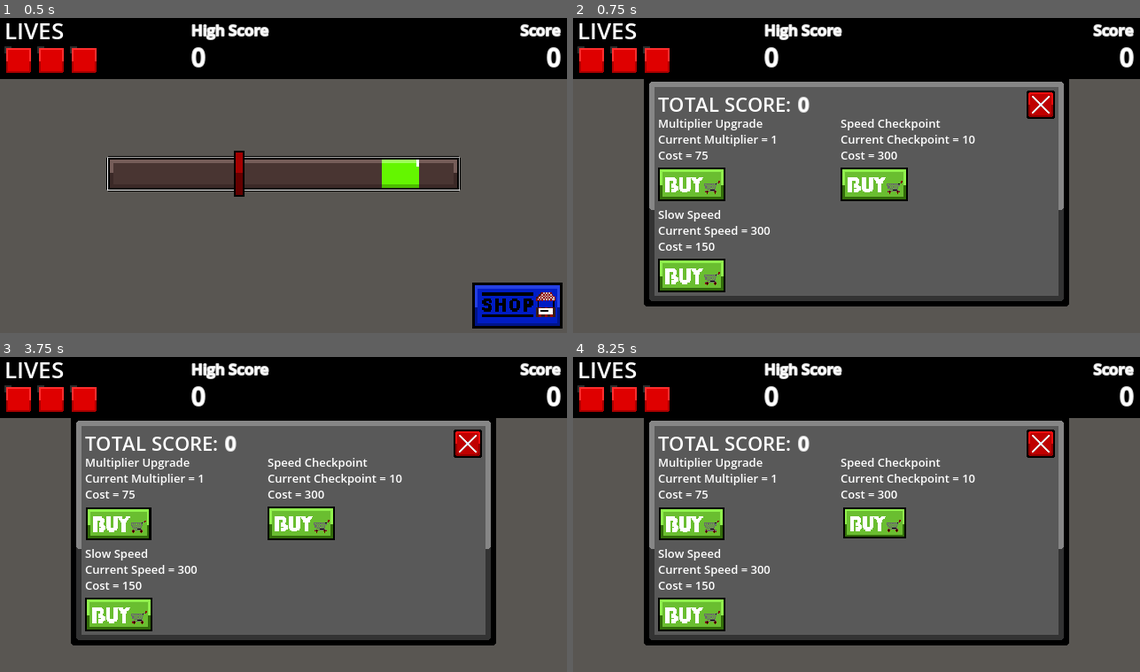
Above: before the commit, frames 1-4 (two rows, left to right).
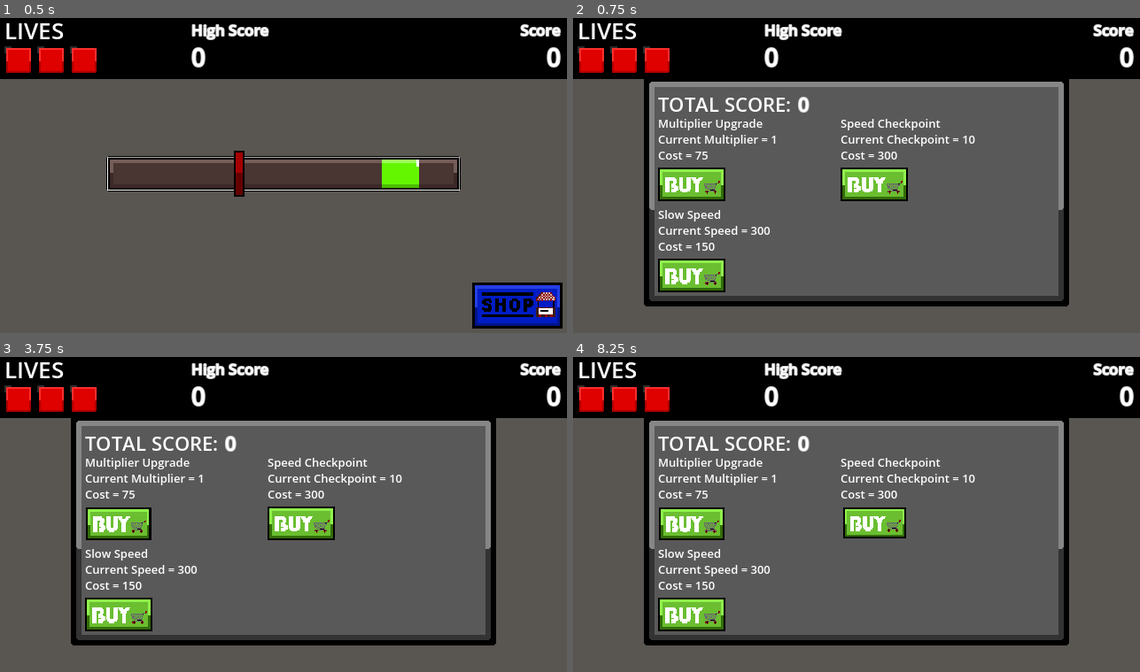
Above: after the commit, the same moments.

Repository: d3V-E/Line-Clicker-Game
Game: Godot game, scene res://scenes/main_game.tscn
The game is run twice, just before and just after one commit, with the same random seed, the same clock (stepped at 60 frames per second) and the same inputs.
Inputs (mouse positions are in pixels of both pictures, inside the frame that each line leads up to):
- Up to frame 1 (0.5 s): no input
- Up to frame 2 (0.75 s): click (1088, 304) at 0.5 s
- Up to frame 3 (3.75 s): click (119, 615) at 1.25 s; click (300, 523) at 2 s; click (119, 523) at 2.75 s; tap Enter at 3.5 s; move the mouse to (408, 495) at 3.52 s; hold Right from 3.53 s (still down); tap Space at 3.6 s; click (408, 495) at 3.67 s
- Up to frame 4 (8.25 s): tap Space at 3.77, 4.07, 4.25, 4.52, 4.55, 4.82, 5.3, 5.75, 5.85, 6.02, 6.32, 6.77, 6.8, 7.07, 7.25, 7.52, 7.55, 7.82, 8.1 s; move the mouse to (743, 527) at 4.27 s; release Right at 4.28 s; hold Down 4.28-5.03 s; tap Alt at 4.35, 6.6 s; click (743, 527) at 4.42 s; tap Enter at 5, 6.5 s; move the mouse to (913, 442) at 5.02 s; hold Right 5.03-5.78 s; tap Shift at 5.1, 7.35 s; click (913, 442) at 5.17 s; move the mouse to (828, 577) at 5.77 s; hold Up 5.78-6.53 s; click (828, 577) at 5.92 s; move the mouse to (1026, 561) at 6.52 s; hold Left 6.53-8.03 s; click (1026, 561) at 6.67 s; move the mouse to (686, 464) at 7.27 s; click (686, 464) at 7.42 s; move the mouse to (884, 511) at 8.02 s; hold Down from 8.03 s (still down); click (884, 511) at 8.17 s

Frame 1 is identical in both runs. In frame 2, 0.4% of the frame differs, in the area x 80-85%, y 23-33%; in frame 3, 0.4%; in frame 4, 0.4%.

Commit message:
Update 11

Diff:
--- a/scenes/main_game.tscn
+++ b/scenes/main_game.tscn
@@ -86,6 +86,74 @@
 theme_override_font_sizes/normal_font_size = 26
 text = "LIVES"
 
+[node name="Shop Close" type="TextureButton" parent="CanvasLayer" unique_id=812630958]
+visible = false
+offset_left = 512.0
+offset_top = 86.0
+offset_right = 544.0
+offset_bottom = 118.0
+texture_normal = ExtResource("10_5cypo")
+stretch_mode = 0
+
+[node name="Highscore Header" type="RichTextLabel" parent="CanvasLayer" unique_id=1162866656]
+offset_left = 216.0
+offset_top = 5.0
+offset_right = 317.0
+offset_bottom = 29.0
+theme_override_colors/font_outline_color = Color(0.8239239, 0.82392395, 0.8239239, 1)
+theme_override_constants/outline_size = 4
+theme_override_font_sizes/normal_font_size = 17
+text = "High Score"
+horizontal_alignment = 2
+vertical_alignment = 1
+text_direction = 2
+
+[node name="Highscore" type="RichTextLabel" parent="CanvasLayer" unique_id=588167767]
+offset_left = 216.0
+offset_top = 29.0
+offset_right = 360.0
+offset_bottom = 68.0
+theme_override_colors/font_outline_color = Color(0.8239239, 0.82392395, 0.8239239, 1)
+theme_override_constants/outline_size = 4
+theme_override_font_sizes/normal_font_size = 28
+text = "0"
+horizontal_alignment = 2
+vertical_alignment = 1
+text_direction = 2
+
+[node name="Extra Life" type="TextureButton" parent="CanvasLayer" unique_id=633229453]
+visible = false
+offset_left = 5.0
+offset_top = 78.0
+offset_right = 110.0
+offset_bottom = 113.0
+texture_normal = ExtResource("12_o6v7o")
+stretch_mode = 0
+
+[node name="Extra Cost" type="RichTextLabel" parent="CanvasLayer" unique_id=1325914031]
+visible = false
+offset_left = 5.0
+offset_top = 113.0
+offset_right = 110.0
+offset_bottom = 136.0
+text = "COST = 50"
+
+[node name="Combo" type="RichTextLabel" parent="CanvasLayer" unique_id=26918410]
+anchors_preset = 8
+anchor_left = 0.5
+anchor_top = 0.5
+anchor_right = 0.5
+anchor_bottom = 0.5
+offset_left = -101.0
+offset_top = 21.0
+offset_right = 101.0
+offset_bottom = 57.0
+grow_horizontal = 2
+grow_vertical = 2
+text = "COMBO = 0x"
+horizontal_alignment = 1
+vertical_alignment = 1
+
 [node name="Shop" type="Sprite2D" parent="CanvasLayer" unique_id=1093649891]
 visible = false
 position = Vector2(320, 200)
@@ -168,73 +236,21 @@
 texture_normal = ExtResource("9_5cypo")
 stretch_mode = 0
 
-[node name="Shop Close" type="TextureButton" parent="CanvasLayer" unique_id=812630958]
-visible = false
-offset_left = 512.0
-offset_top = 86.0
-offset_right = 544.0
-offset_bottom = 118.0
-texture_normal = ExtResource("10_5cypo")
-stretch_mode = 0
-
-[node name="Highscore Header" type="RichTextLabel" parent="CanvasLayer" unique_id=1162866656]
-offset_left = 216.0
-offset_top = 5.0
-offset_right = 317.0
-offset_bottom = 29.0
-theme_override_colors/font_outline_color = Color(0.8239239, 0.82392395, 0.8239239, 1)
-theme_override_constants/outline_size = 4
-theme_override_font_sizes/normal_font_size = 17
-text = "High Score"
-horizontal_alignment = 2
-vertical_alignment = 1
-text_direction = 2
-
-[node name="Highscore" type="RichTextLabel" parent="CanvasLayer" unique_id=588167767]
-offset_left = 216.0
-offset_top = 29.0
-offset_right = 360.0
-offset_bottom = 68.0
-theme_override_colors/font_outline_color = Color(0.8239239, 0.82392395, 0.8239239, 1)
-theme_override_constants/outline_size = 4
-theme_override_font_sizes/normal_font_size = 28
-text = "0"
-horizontal_alignment = 2
-vertical_alignment = 1
-text_direction = 2
-
 [node name="Hit" type="Sprite2D" parent="CanvasLayer" unique_id=713465082]
 visible = false
 position = Vector2(321, 179)
 texture = ExtResource("7_wi4c7")
-
-[node name="Extra Life" type="TextureButton" parent="CanvasLayer" unique_id=633229453]
-visible = false
-offset_left = 5.0
-offset_top = 78.0
-offset_right = 110.0
-offset_bottom = 113.0
-texture_normal = ExtResource("12_o6v7o")
-stretch_mode = 0
-
-[node name="Extra Cost" type="RichTextLabel" parent="CanvasLayer" unique_id=1325914031]
-visible = false
-offset_left = 5.0
-offset_top = 113.0
-offset_right = 110.0
-offset_bottom = 136.0
-text = "COST = 50"
 
 [connection signal="timeout" from="CanvasLayer/Score/Score Update" to="." method="_on_score_update_timeout"]
 [connection signal="button_down" from="CanvasLayer/Shop Button" to="." method="_on_shop_button_button_down"]
 [connection signal="button_up" from="CanvasLayer/Shop Button" to="." method="_on_shop_button_button_up"]
+[connection signal="button_down" from="CanvasLayer/Shop Close" to="." method="_on_shop_close_button_down"]
+[connection signal="button_up" from="CanvasLayer/Shop Close" to="." method="_on_shop_close_button_up"]
+[connection signal="button_down" from="CanvasLayer/Extra Life" to="." method="_on_extra_life_button_down"]
+[connection signal="button_up" from="CanvasLayer/Extra Life" to="." method="_on_extra_life_button_up"]
 [connection signal="button_down" from="CanvasLayer/Shop/Multiplier Buy" to="." method="_on_multiplier_buy_button_down"]
 [connection signal="button_up" from="CanvasLayer/Shop/Multiplier Buy" to="." method="_on_multiplier_buy_button_up"]
 [connection signal="button_down" from="CanvasLayer/Shop/Speed Buy" to="." method="_on_speed_buy_button_down"]
 [connection signal="button_up" from="CanvasLayer/Shop/Speed Buy" to="." method="_on_speed_buy_button_up"]
 [connection signal="button_down" from="CanvasLayer/Shop/Checkpoint Buy" to="." method="_on_checkpoint_buy_button_down"]
 [connection signal="button_up" from="CanvasLayer/Shop/Checkpoint Buy" to="." method="_on_checkpoint_buy_button_up"]
-[connection signal="button_down" from="CanvasLayer/Shop Close" to="." method="_on_shop_close_button_down"]
-[connection signal="button_up" from="CanvasLayer/Shop Close" to="." method="_on_shop_close_button_up"]
-[connection signal="button_down" from="CanvasLayer/Extra Life" to="." method="_on_extra_life_button_down"]
-[connection signal="button_up" from="CanvasLayer/Extra Life" to="." method="_on_extra_life_button_up"]
--- a/scripts/main_game.gd
+++ b/scripts/main_game.gd
@@ -1,6 +1,6 @@
 extends Node2D
 
-const save_path = "user://userdata.saves"
+const save_path = "user://userdata.saved"
 var score = 0
 var speed = 300
 var test = 1
@@ -15,7 +15,7 @@
 var slowspeedcost = 150
 var checkpointcost = 300
 var extra = 50
-
+var combo = 0
 
 
 
@@ -34,7 +34,7 @@
 @onready var checkpoint: TextureButton = $"CanvasLayer/Shop/Checkpoint Buy"
 @onready var extralife: TextureButton = $"CanvasLayer/Extra Life"
 @onready var extracost: RichTextLabel = $"CanvasLayer/Extra Cost"
-
+@onready var combotext : RichTextLabel = $CanvasLayer/Combo
 
 
 
@@ -75,6 +75,8 @@
 	multiplierbuy.pivot_offset = multiplierbuy.size / 2
 	slowspeedbuy.pivot_offset = slowspeedbuy.size / 2
 	checkpoint.pivot_offset = checkpoint.size / 2
+	combotext.visible = false
+	$CanvasLayer/Combo.text = "COMBO = 0x"
 	$CanvasLayer/Score.text = str(score)
 	hit.visible = false
 	shopmenu.visible = false
@@ -105,6 +107,9 @@
 			var tween = get_tree().create_tween()
 			tween.tween_property(green , "scale" , Vector2(1.1 , 1.1) , .1)
 			score += (2 * multiplier)
+			combo += 1
+			combotext.visible = true
+			$CanvasLayer/Combo.text = "COMBO = "+ str(combo)+ "x"
 			$CanvasLayer/Score.text = str(score)
 			tween.tween_property(green , "scale" , Vector2(1 , 1), .1)
 			clicks += 1
@@ -112,6 +117,9 @@
 				speed += 25
 		else:
 			lives -= 1
+			combo = 0
+			combotext.visible = false
+			$CanvasLayer/Combo.text = "COMBO = "+ str(combo)+ "x"
 			if score >= 1:
 				score -= 1
 			$CanvasLayer/Score.text = str(score)
